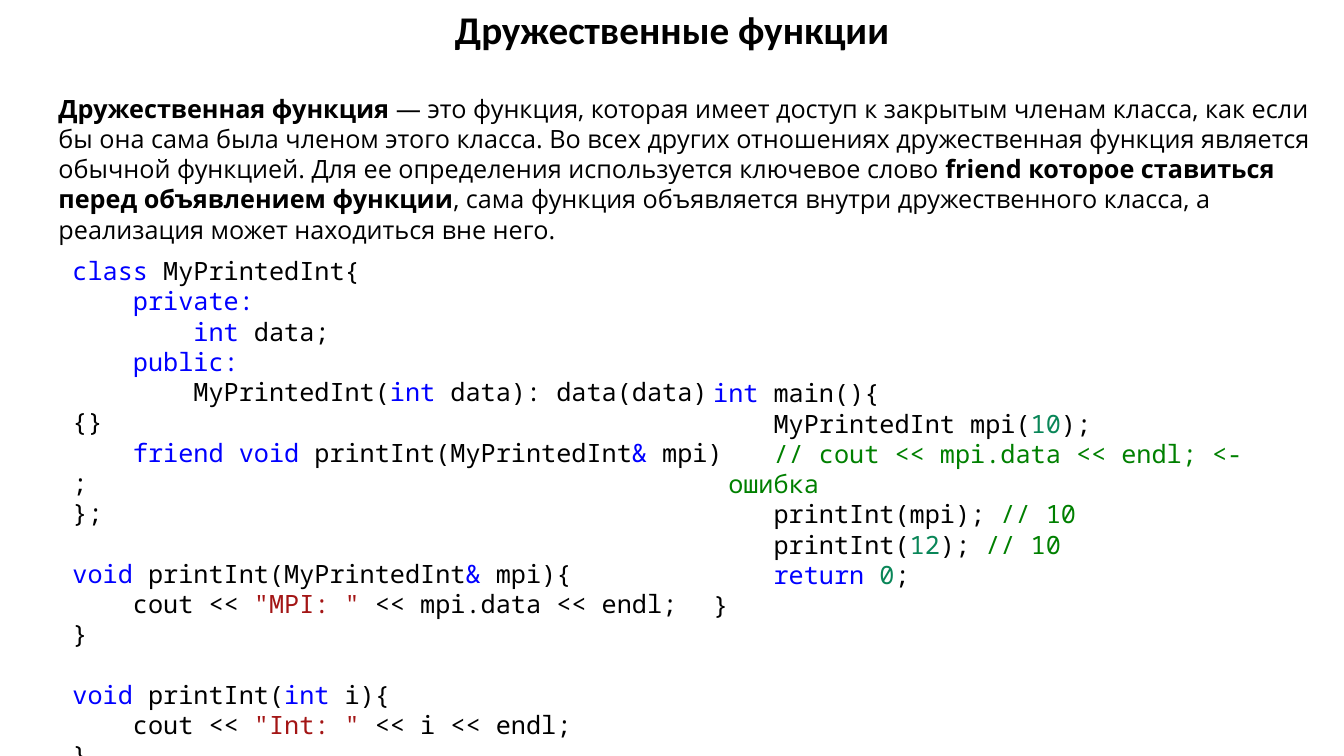
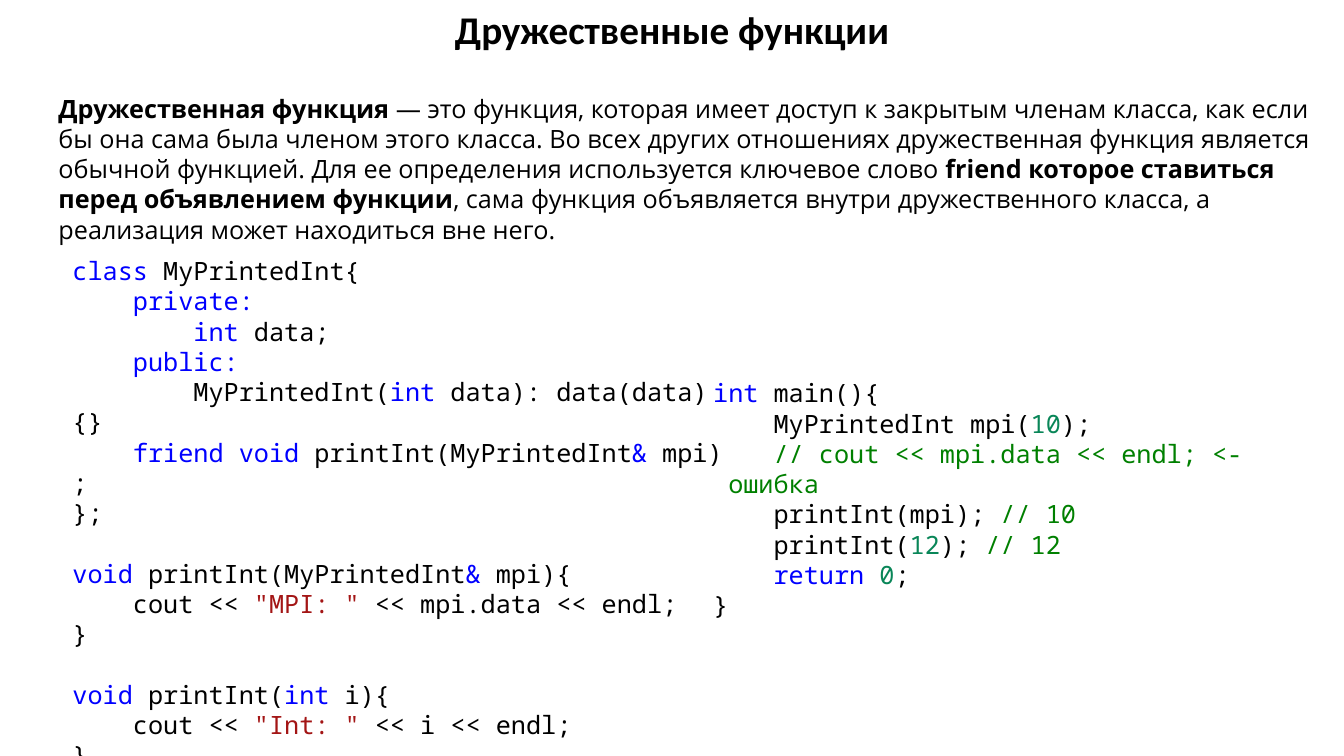
Before and after one commit to MUCTR-IKT-CPP/cpp_course, a slide deck: slide 17 of Lections/5/Классы, инкапсуляция, наследование полиморфизм.pptx. Drawn at 1344x756 pixels with LibreOffice and Linux fonts; fonts in the diff are those of the drawing. Boxes give left, top, right and bottom in pixels: in the first picture for what was removed or moved away, otherwise in the second. Text is boxed around its words. In the diff, an @@ line names an element or a change of style, - is before the commit and + after.

```diff
--- a/Lections/5/Классы, инкапсуляция, наследование полиморфизм.pptx
+++ b/Lections/5/Классы, инкапсуляция, наследование полиморфизм.pptx
@@ text at box(774, 535, 1061, 560): text changed @@
-printInt(12); // 10
+printInt(12); // 12
```
Also in this commit, not shown: 6 other slides changed, 2 other files.
